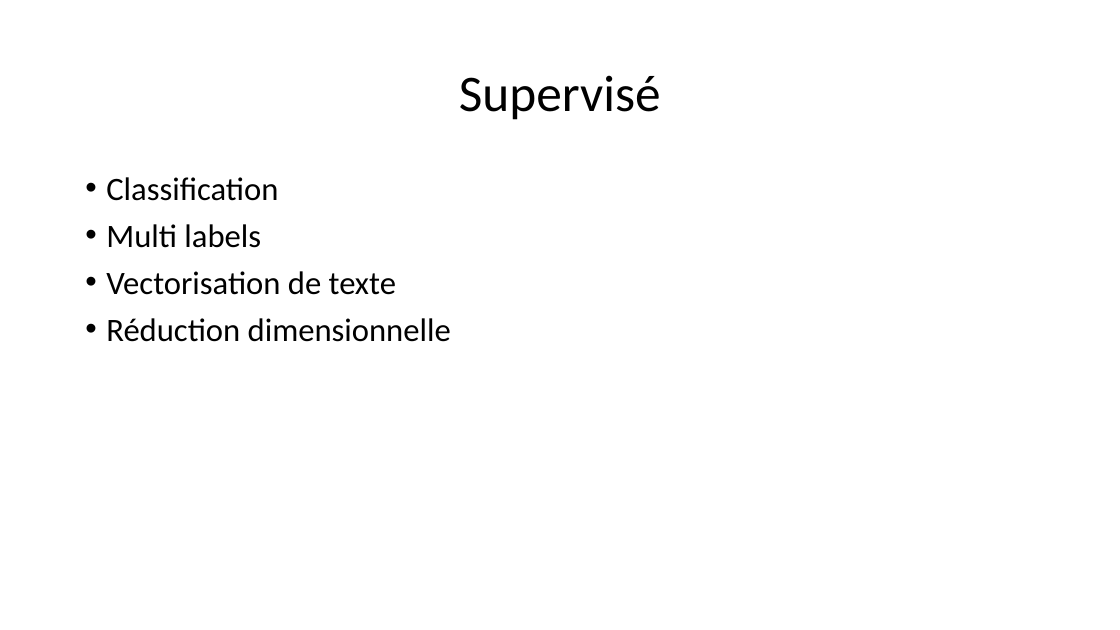
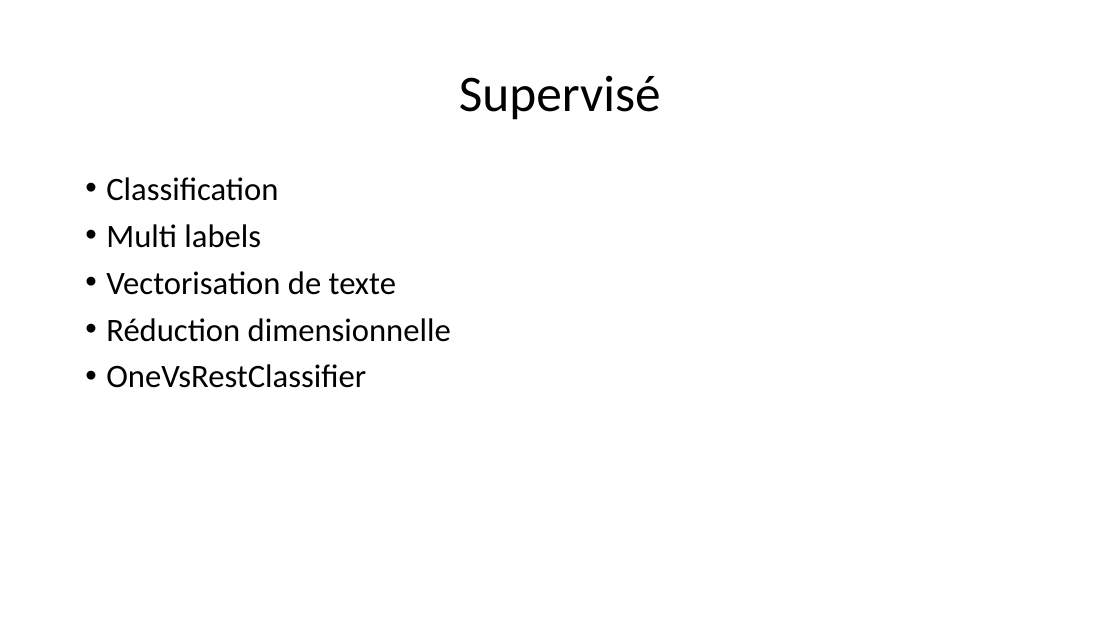
Before and after one commit to morganscao/Projet6, a slide deck: slide 13 of Rapport/P6 - Présentation.ppsx (slide 10 before the commit). Drawn at 1120x630 pixels with LibreOffice and Linux fonts; fonts in the diff are those of the drawing. Boxes give left, top, right and bottom in pixels: in the first picture for what was removed or moved away, otherwise in the second. Text is boxed around its words. In the diff, an @@ line names an element or a change of style, - is before the commit and + after.

```diff
--- a/Rapport/P6 - Présentation.ppsx
+++ b/Rapport/P6 - Présentation.ppsx
@@ text at [106, 364, 366, 388]: paragraph added @@
+• OneVsRestClassifier
```
Also in this commit, not shown: 5 other slides changed, 2 slides added, 1 other file.
